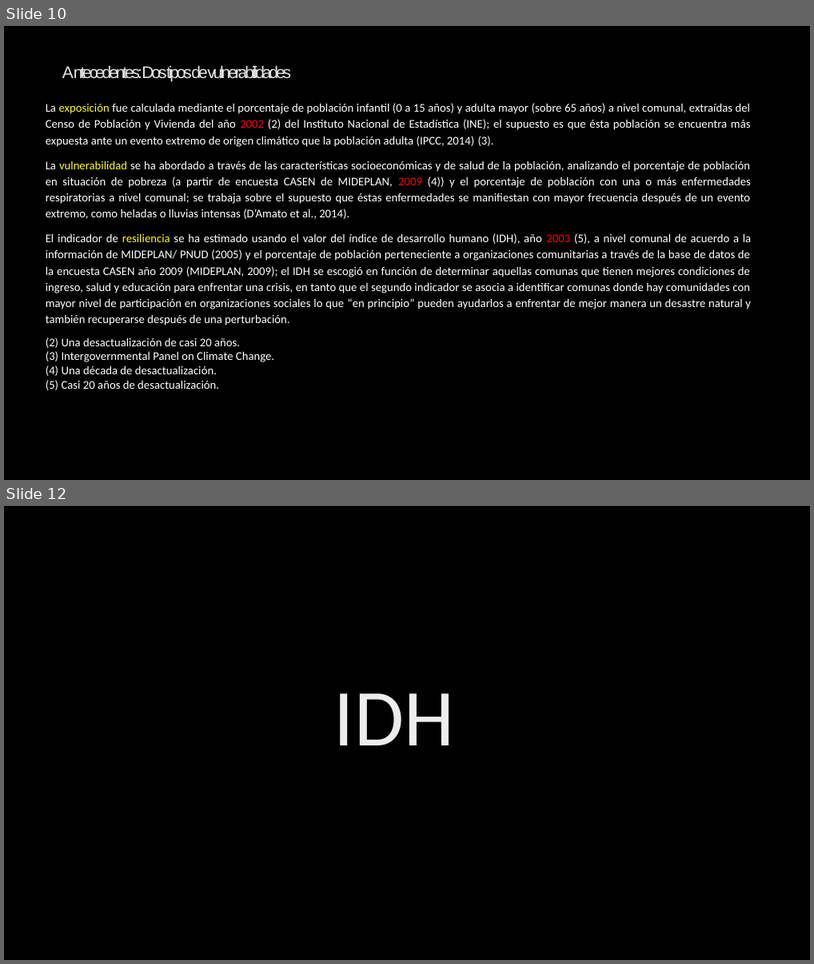
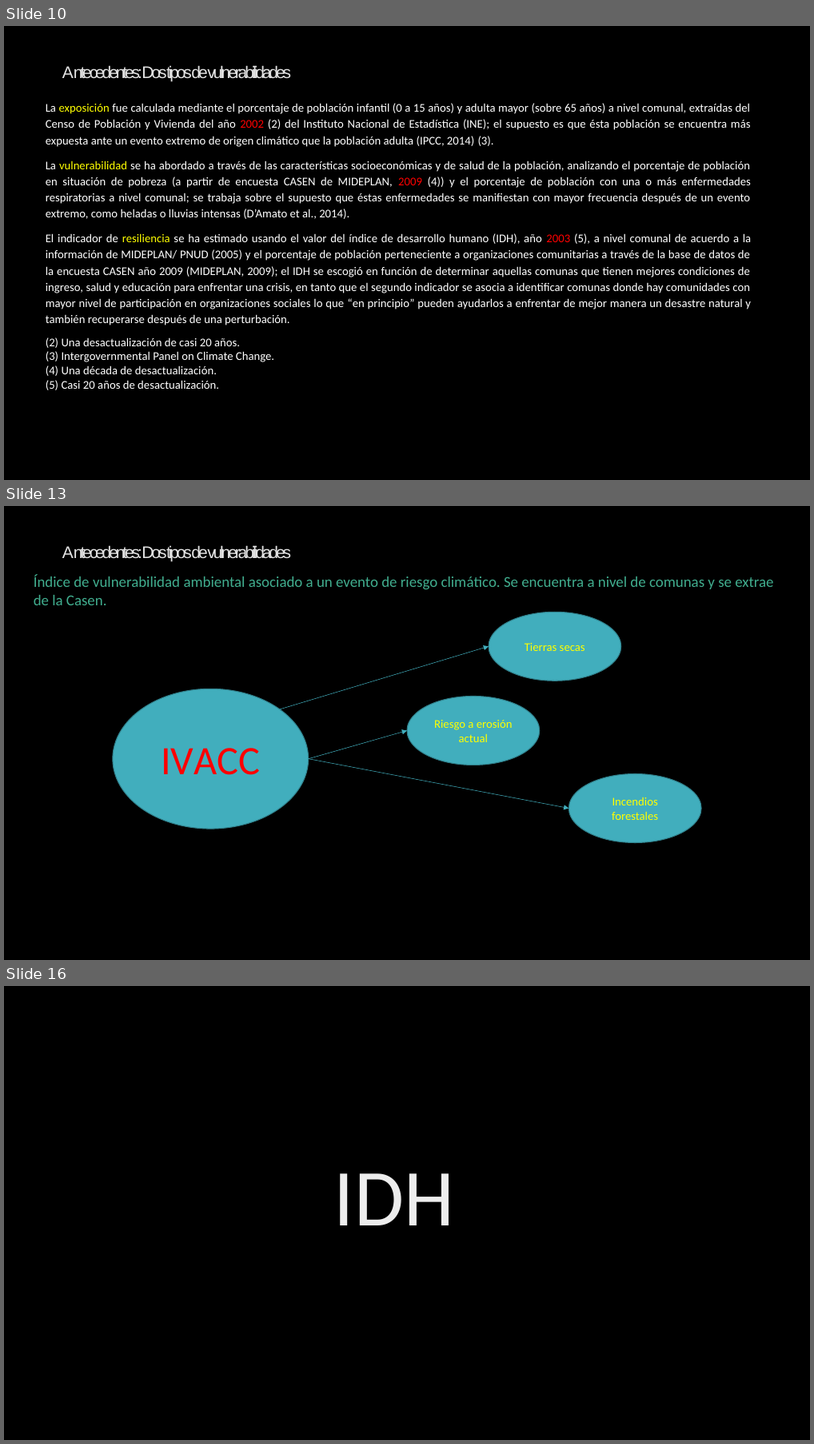
Before and after one commit to Sud-Austral/ds_indices, a slide deck: indices.pptx. Shown one above the other, each under a label of ours: slides 10 and 12 before the commit, slides 10, 13 and 16 after it; the slides between them are not shown. The pictures are 814x964 and 814x1444 pixels, drawn with LibreOffice and Linux fonts; fonts in the diff are those of the drawing; background and template pictures are left out. Boxes give left, top, right and bottom in pixels: in the first picture for what was removed or moved away, otherwise in the second. Text is boxed around its words. In the diff, an @@ line names an element or a change of style, - is before the commit and + after.

```diff
--- a/indices.pptx
+++ b/indices.pptx
@@ slide 13 added at [4, 506, 810, 960], background picture (left out) @@
@@ text added at [62, 545, 291, 562], 20 pt, text gradient #969696 to #E3E3E3 to #FFFFFF @@
+Antecedentes: Dos tipos de vulnerabilidades
@@ text added at [34, 575, 774, 605], 18 pt, text #41AE8F @@
+Índice de vulnerabilidad ambiental asociado a un evento de riesgo climático. Se encuentra a nivel de comunas y se extrae de la Casen.
@@ ellipse added at [489, 612, 622, 681], fill #41AEBD, outline #30818C 1 pt, 14 pt, text #FFFF00 @@
+Tierras secas
@@ arrow added from (280, 709) to (489, 646), #41AEBD 0.5 pt @@
@@ ellipse added at [113, 688, 309, 828], fill #41AEBD, outline #30818C 1 pt, 48 pt, text #FF0000 @@
+IVACC
@@ ellipse added at [407, 696, 540, 765], fill #41AEBD, outline #30818C 1 pt, 14 pt, text #FFFF00 @@
+Riesgo a erosión actual
@@ arrow added from (309, 759) to (407, 731), #41AEBD 0.5 pt @@
@@ arrow added from (309, 759) to (569, 808), #41AEBD 0.5 pt @@
@@ ellipse added at [569, 773, 702, 842], fill #41AEBD, outline #30818C 1 pt, 14 pt, text #FFFF00 @@
+Incendios forestales
@@ what was slide 12 is now slide 16 @@
```
Also in this commit, not shown: 3 slides changed, 13 other slides added, 3 slides removed, 14 other files.
